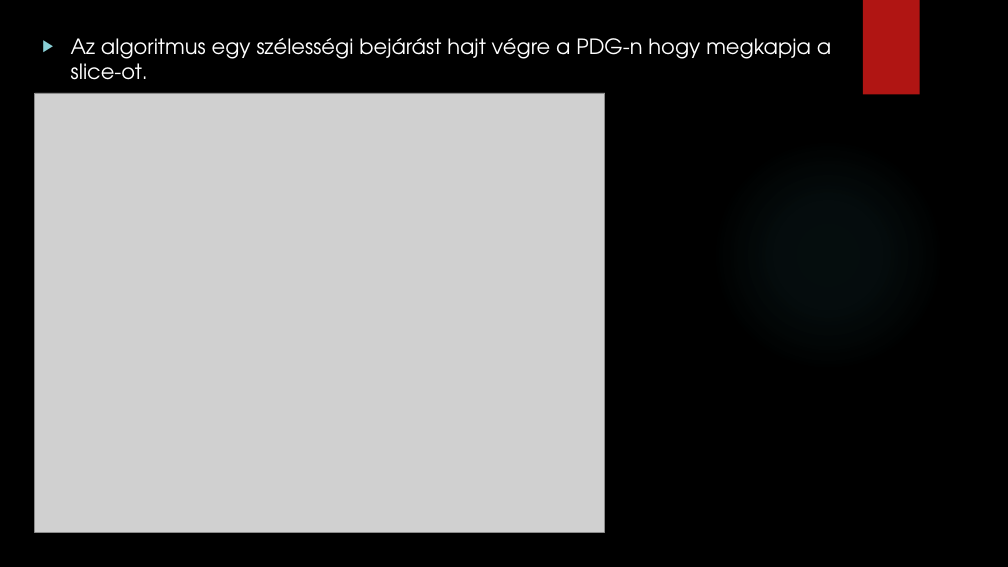
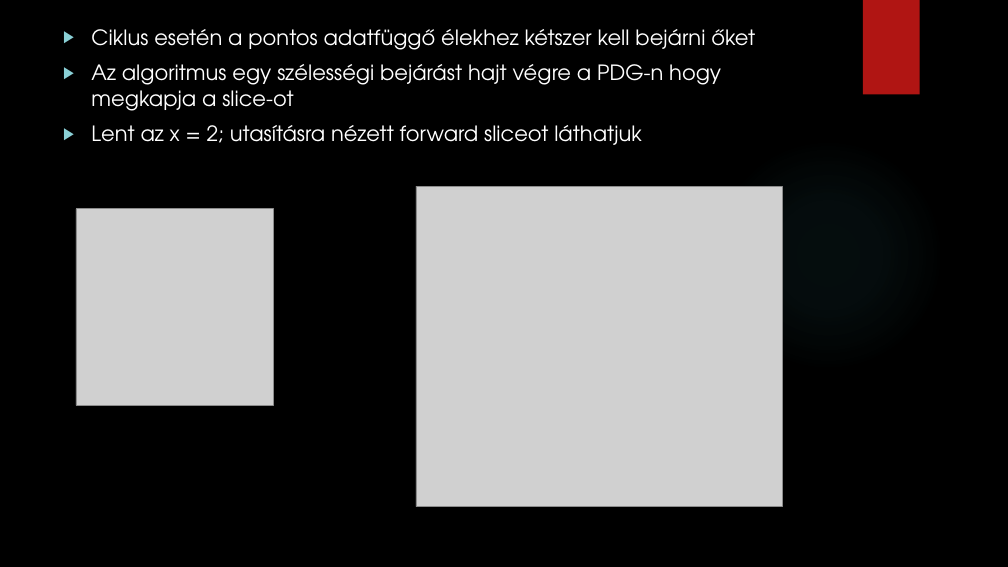
Before and after one commit to dwat3r/slicer, a slide deck: slide 17 of doc/Presentation.pptx (slide 31 before the commit). Drawn at 1008x567 pixels with LibreOffice and Linux fonts; fonts in the diff are those of the drawing; grey boxes stand for pictures; background and template pictures are left out. Boxes give left, top, right and bottom in pixels: in the first picture for what was removed or moved away, otherwise in the second. Text is boxed around its words. In the diff, an @@ line names an element or a change of style, - is before the commit and + after.

```diff
--- a/doc/Presentation.pptx
+++ b/doc/Presentation.pptx
@@ text at (91,29,755,145): text changed @@
-▶ Az algoritmus egy szélességi bejárást hajt végre a PDG-n hogy megkapja a slice-ot.
+▶ Ciklus esetén a pontos adatfüggő élekhez kétszer kell bejárni őket
+▶ Az algoritmus egy szélességi bejárást hajt végre a PDG-n hogy megkapja a slice-ot
+▶ Lent az x = 2; utasításra nézett forward sliceot láthatjuk
@@ picture removed at (35,93,605,532) @@
@@ picture added at (76,209,274,405) @@
@@ picture added at (416,186,782,507) @@
```
Also in this commit, not shown: 8 other slides changed, 5 slides added, 19 slides removed, 10 other files.
